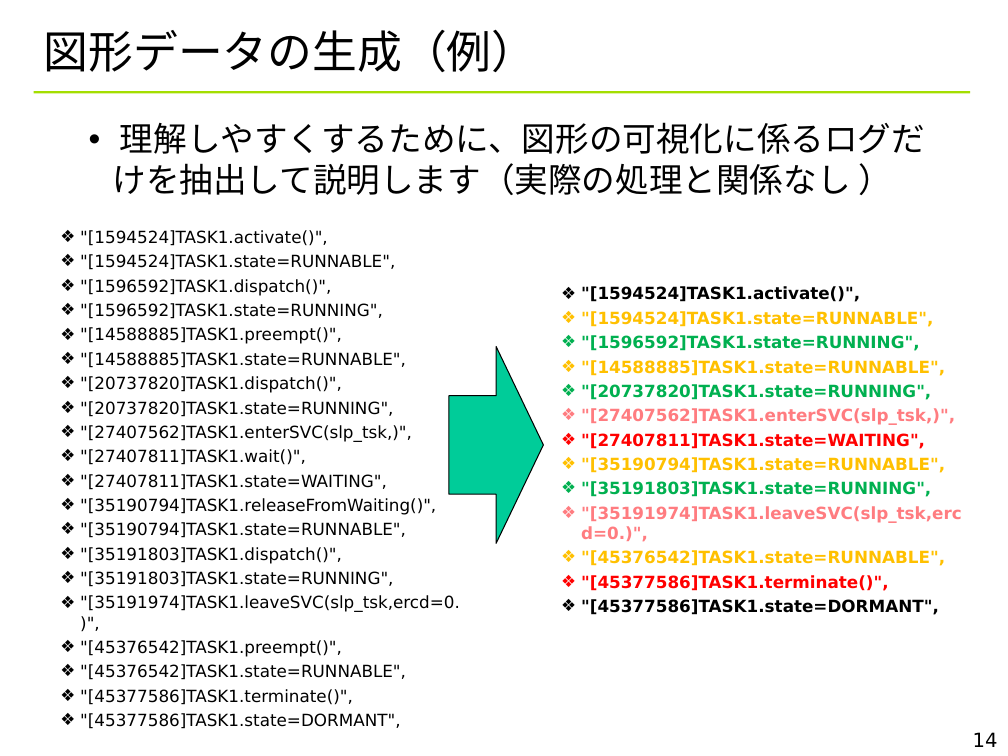
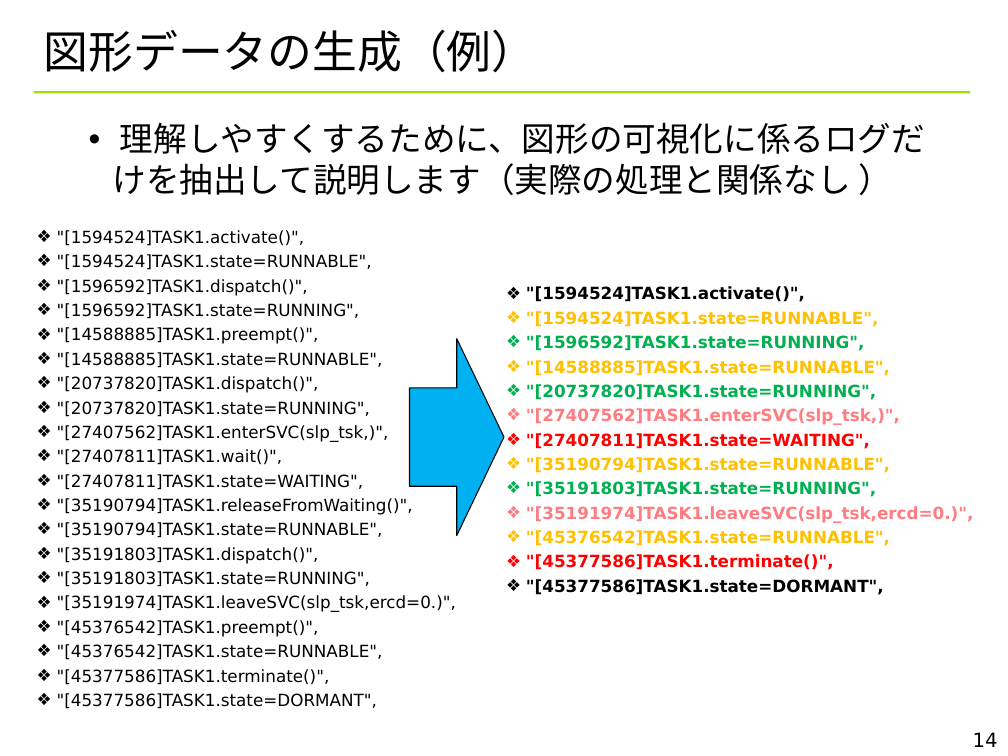
Before and after one commit to YixiaoLi/tlv4mc, a slide deck: slide 14 of doc/TLV_visualize_rules.ppt. Drawn at 1008x756 pixels with LibreOffice and Linux fonts; fonts in the diff are those of the drawing; background and template pictures are left out. Boxes give left, top, right and bottom in pixels: in the first picture for what was removed or moved away, otherwise in the second. Text is boxed around its words. In the diff, an @@ line names an element or a change of style, - is before the commit and + after.

```diff
--- a/doc/TLV_visualize_rules.ppt
+++ b/doc/TLV_visualize_rules.ppt
@@ text ""[1594524]TASK1.activate()"," rewrapped from <box>80,230,460,729</box> to <box>57,230,456,709</box> @@
@@ text ""[1594524]TASK1.activate()"," rewrapped from <box>581,286,962,615</box> to <box>526,286,974,595</box> @@
@@ right arrow: place and size @@
-right arrow at <box>449,347,543,543</box>
+right arrow at <box>409,339,504,535</box>
@@ right arrow at <box>409,339,504,535</box>: fill #00CC99 to #00B0F0 @@
```
Also in this commit, not shown: 28 other slides changed, 10 other files.
